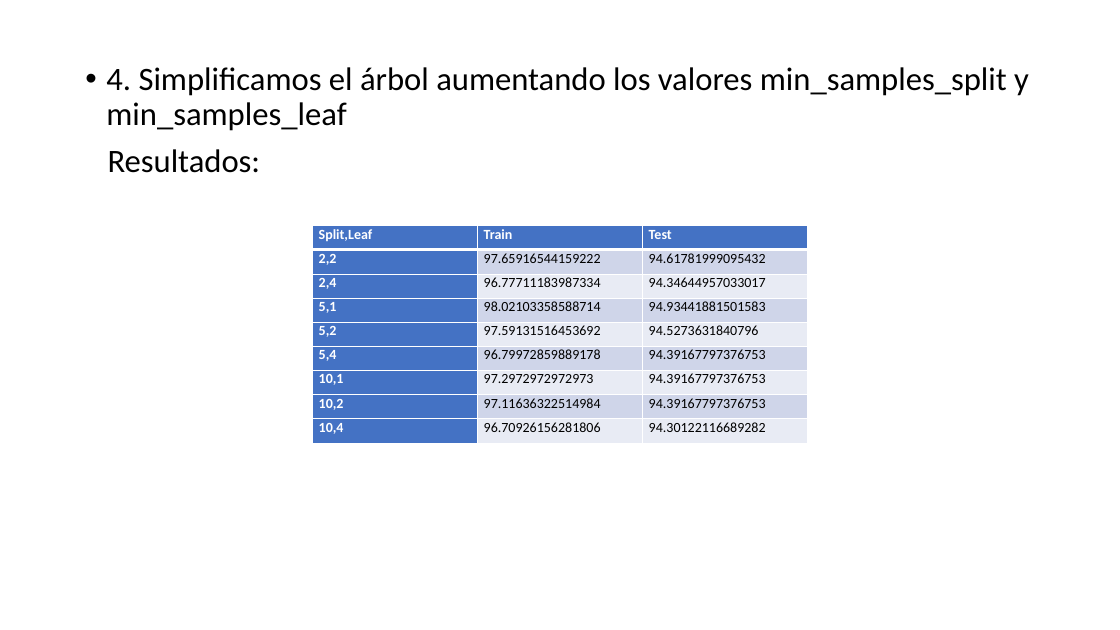
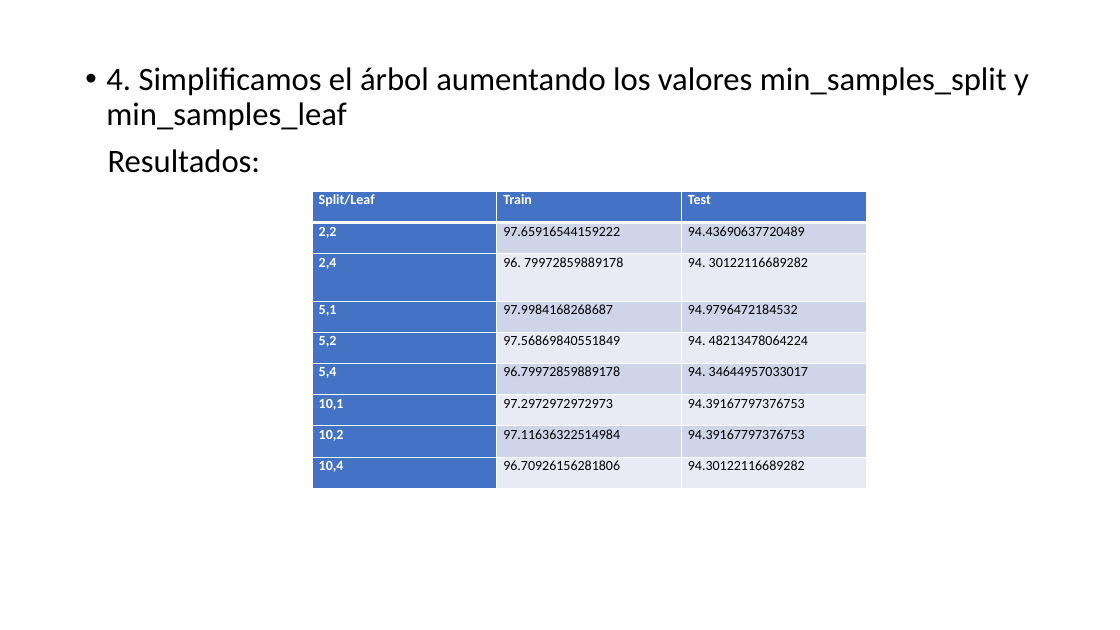
Before and after one commit to FernandoWajl/mineria-datos-phising, a slide deck: slide 7 of Trabajo final/presentacion phishing.pptx. Drawn at 1120x630 pixels with LibreOffice and Linux fonts; fonts in the diff are those of the drawing. Boxes give left, top, right and bottom in pixels: in the first picture for what was removed or moved away, otherwise in the second. Text is boxed around its words. In the diff, an @@ line names an element or a change of style, - is before the commit and + after.

```diff
--- a/Trabajo final/presentacion phishing.pptx
+++ b/Trabajo final/presentacion phishing.pptx
@@ table at [313, 192, 867, 488] @@
-row 1, column 1: Split,Leaf
+row 1, column 1: Split/Leaf
-row 2, column 3: 94.61781999095432
+row 2, column 3: 94.43690637720489
-row 3, column 2: 96.77711183987334
+row 3, column 2: 96. 79972859889178
-row 3, column 3: 94.34644957033017
+row 3, column 3: 94. 30122116689282
-row 4, column 2: 98.02103358588714
+row 4, column 2: 97.9984168268687
-row 4, column 3: 94.93441881501583
+row 4, column 3: 94.9796472184532
-row 5, column 2: 97.59131516453692
+row 5, column 2: 97.56869840551849
-row 5, column 3: 94.5273631840796
+row 5, column 3: 94. 48213478064224
-row 6, column 3: 94.39167797376753
+row 6, column 3: 94. 34644957033017
@@ table: place and size @@
-table at [313, 226, 807, 444]
+table at [313, 192, 867, 488]
```
Also in this commit, not shown: 4 other slides changed, 2 other files.
